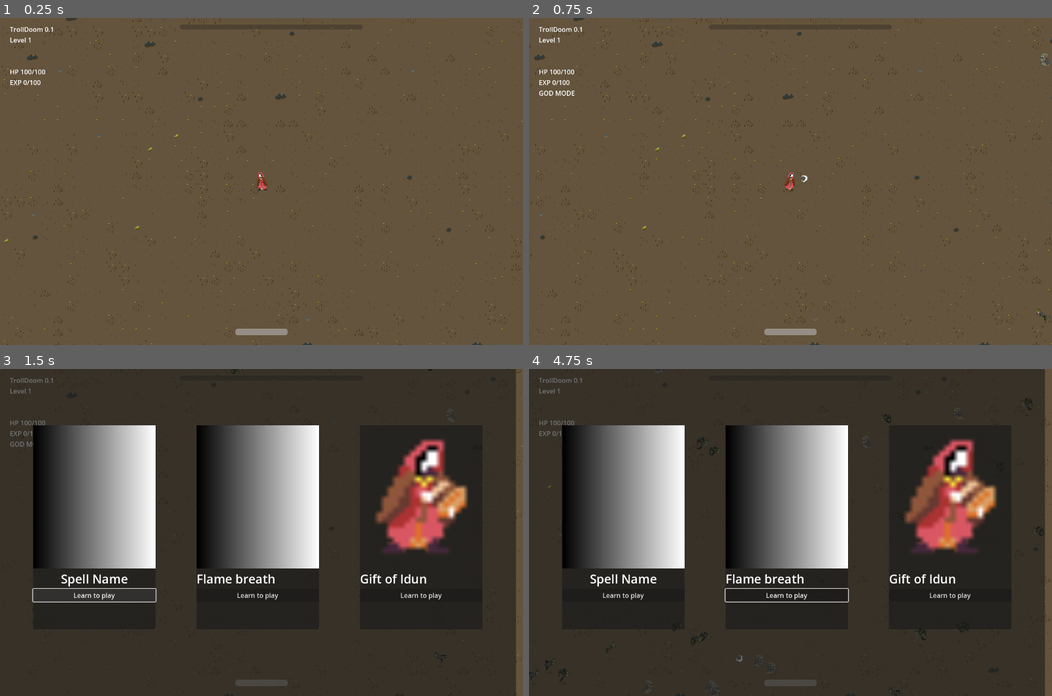
Above: before the commit, frames 1-4 (two rows, left to right).
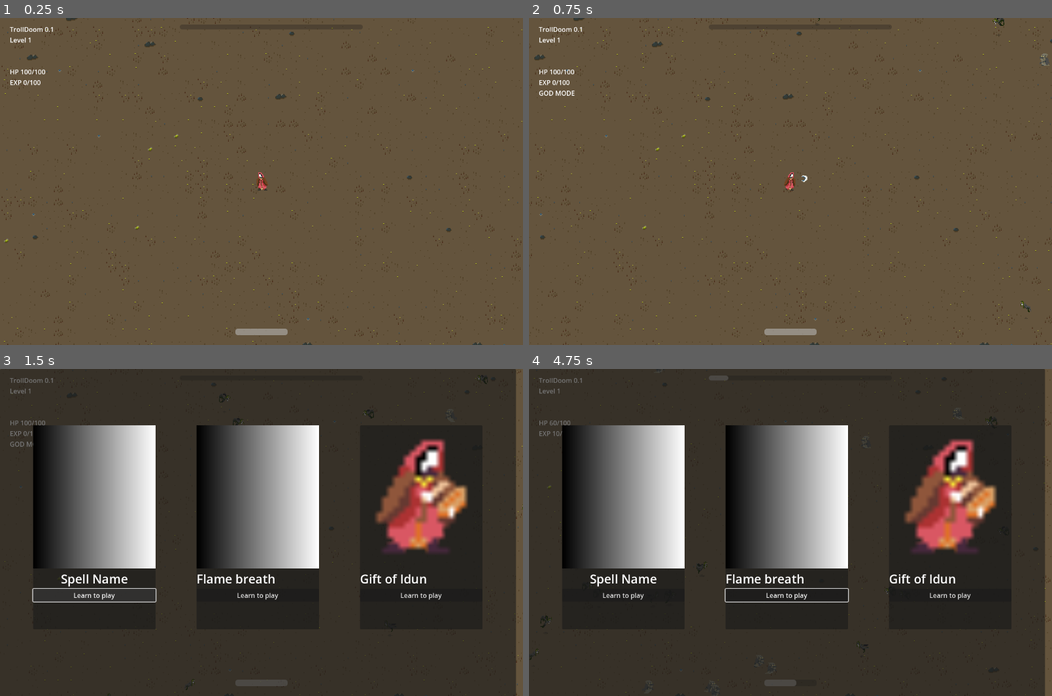
Above: after the commit, the same moments.

Repository: milestone-dev/ld55
Game: Godot game, scene res://scenes/main.tscn
Same seed, same stepped clock (60 frames per second), same inputs: the game is played once before the commit and once after it.
Inputs (mouse positions are in pixels of both pictures, inside the frame that each line leads up to):
- Up to frame 1 (0.25 s): no input
- Up to frame 2 (0.75 s): tap Enter at 0.5 s; move the mouse to (905, 165) at 0.52 s; hold D (move_right) from 0.53 s (still down); tap M (dev_godmode) at 0.6 s; click (905, 165) at 0.67 s
- Up to frame 3 (1.5 s): tap P (dev_shop) at 0.77 s; release D (move_right) at 1.25 s; click "Learn to play" at 1.25 s
- Up to frame 4 (4.75 s): click "Learn to play" at 2 s; drag from (685, 548) to (790, 532) at 2.77 s; move the mouse to (842, 460) at 3.52 s; hold D (move_right) 3.53-4.25 s; tap M (dev_godmode) at 3.6 s; drag from (764, 597) to (633, 483) at 4.27 s

Frame 1 is identical in both runs. In frame 2, less than 0.1% of the frame differs, in the area x 55-100%, y 0-93%; in frame 3, less than 0.1%; in frame 4, 0.4%, in the area x 0-99%, y 2-100%.

Commit message:
Update vittra.tres

Diff:
--- a/resources/mobtypes/vittra.tres
+++ b/resources/mobtypes/vittra.tres
@@ -6,7 +6,7 @@
 [resource]
 script = ExtResource("1_20pmk")
 max_hp = 100
-speed = 2000
+speed = 6000
 attack_damage = 5
 attack_cooldown_max = 0.3
 attack_range = 8
